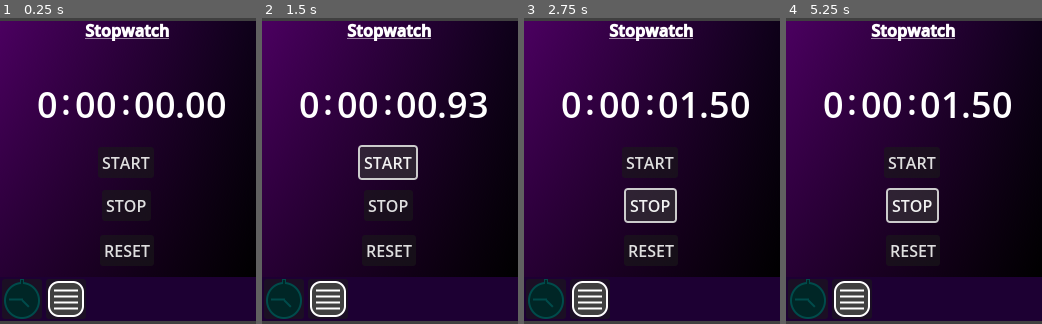
Above: before the commit, frames 1-4 (left to right).
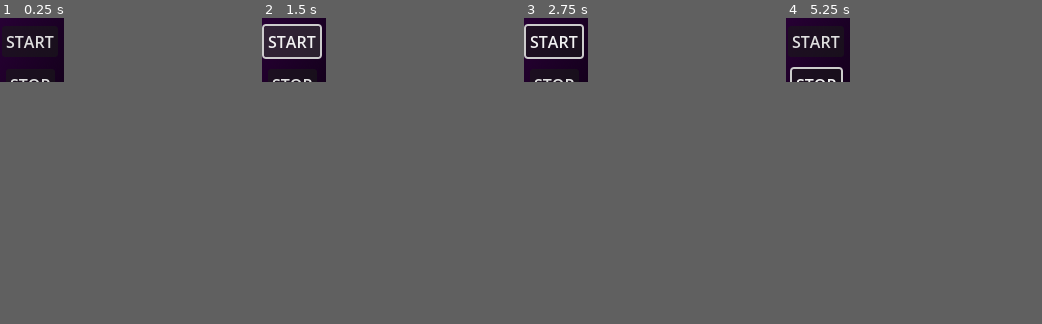
Above: after the commit, the same moments.

Repository: Welshy92/Productivity_Tools
Game: Godot game, scene res://Scenes/Main.tscn
The game is run twice, just before and just after one commit, with the same random seed, the same clock (stepped at 60 frames per second) and the same inputs.
Inputs (mouse positions are in pixels of both pictures, inside the frame that each line leads up to):
- Up to frame 1 (0.25 s): no input
- Up to frame 2 (1.5 s): click "START" at 0.5 s; click "START" at 1.25 s
- Up to frame 3 (2.75 s): click (649, 204) at 2 s, where only the run before the commit has a clickable "STOP"
- Up to frame 4 (5.25 s): click (809, 299) at 2.77 s; click (852, 299) at 3.52 s; click (809, 299) at 4.27 s; click (911, 204) at 5 s, where only the run before the commit has a clickable "STOP"
In our replay, the window is 256x306 before the commit and 64x64 after it. These sizes can differ from the game's own. Grey fills any space a smaller window leaves; there, only what the larger window draws over its background counts as a difference.

The runs differ from the first frame. In frame 1, 39% of the frame differs, in the area x 0-100%, y 0-100%; in frame 2, 41%; in frame 3, 41%; in frame 4, 41%.

Commit message:
FIX invisible box blocking inputs

Diff:
--- a/Scripts/main.gd
+++ b/Scripts/main.gd
@@ -15,6 +15,8 @@
 	%Hours.text = "0"
 	%StopwatchIcon.modulate = Color(0.0, 0.294, 0.294, 1.0)
 	load_notes()
+	DisplayServer.window_set_position(Vector2i(0,0), 0)
+	DisplayServer.window_set_size(Vector2i(0,0), 0)
 
 
 # Called every frame. 'delta' is the elapsed time since the previous frame.
--- a/project.godot
+++ b/project.godot
@@ -15,7 +15,7 @@
 
 Created by Jacob of PhoenixDragon Games.
 Visit http://www.phoenixdragongames.com to see more of my work."
-config/version="2.0"
+config/version="2.1"
 run/main_scene="uid://druk6ch8sy8cj"
 config/features=PackedStringArray("4.5", "GL Compatibility")
 run/low_processor_mode=true
@@ -35,11 +35,18 @@
 
 [display]
 
-window/size/viewport_width=256
-window/size/viewport_height=306
+window/size/viewport_width=1
+window/size/viewport_height=1
+window/size/initial_position_type=0
+window/size/initial_position=Vector2i(9000, 9000)
+window/size/initial_screen=6
+window/size/resizable=false
 window/size/borderless=true
 window/size/always_on_top=true
 window/size/transparent=true
+window/size/window_width_override=1
+window/size/window_height_override=1
+window/energy_saving/keep_screen_on=false
 window/subwindows/embed_subwindows=false
 window/per_pixel_transparency/allowed=true
 
Not shown, changed: README.md
